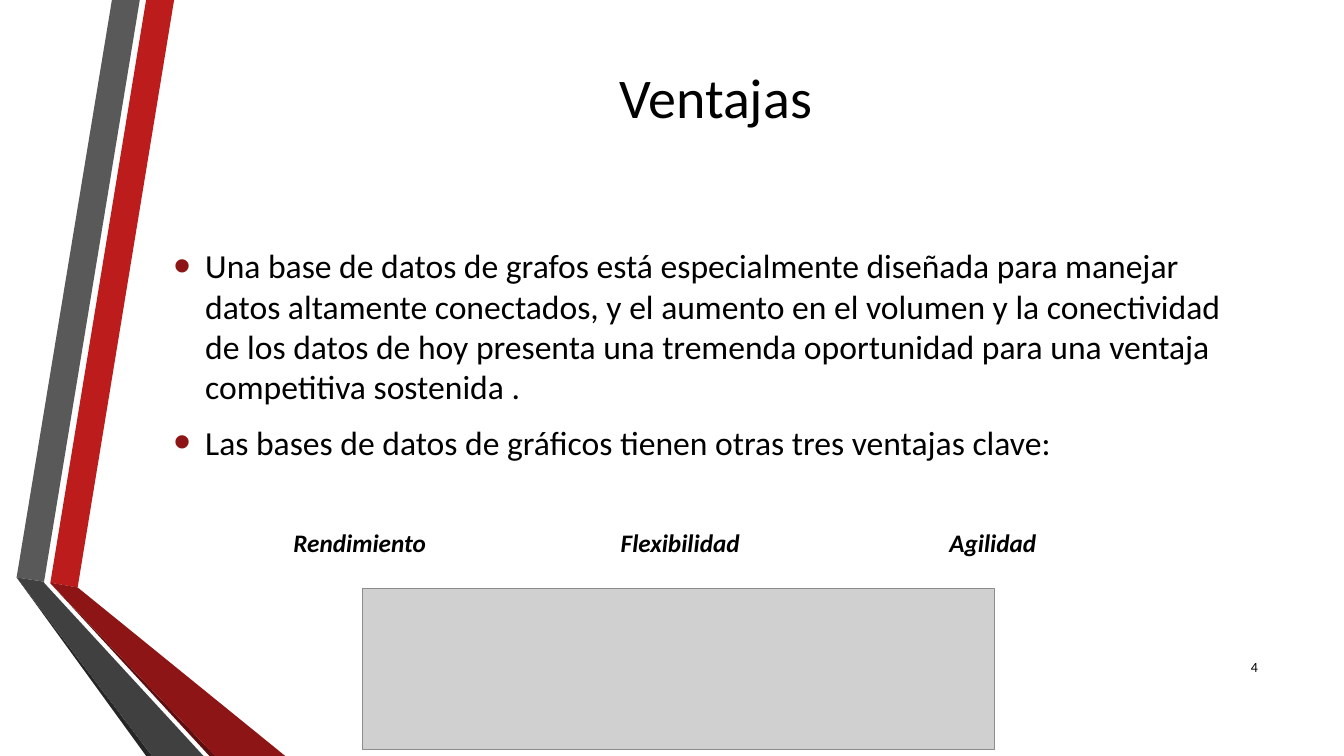
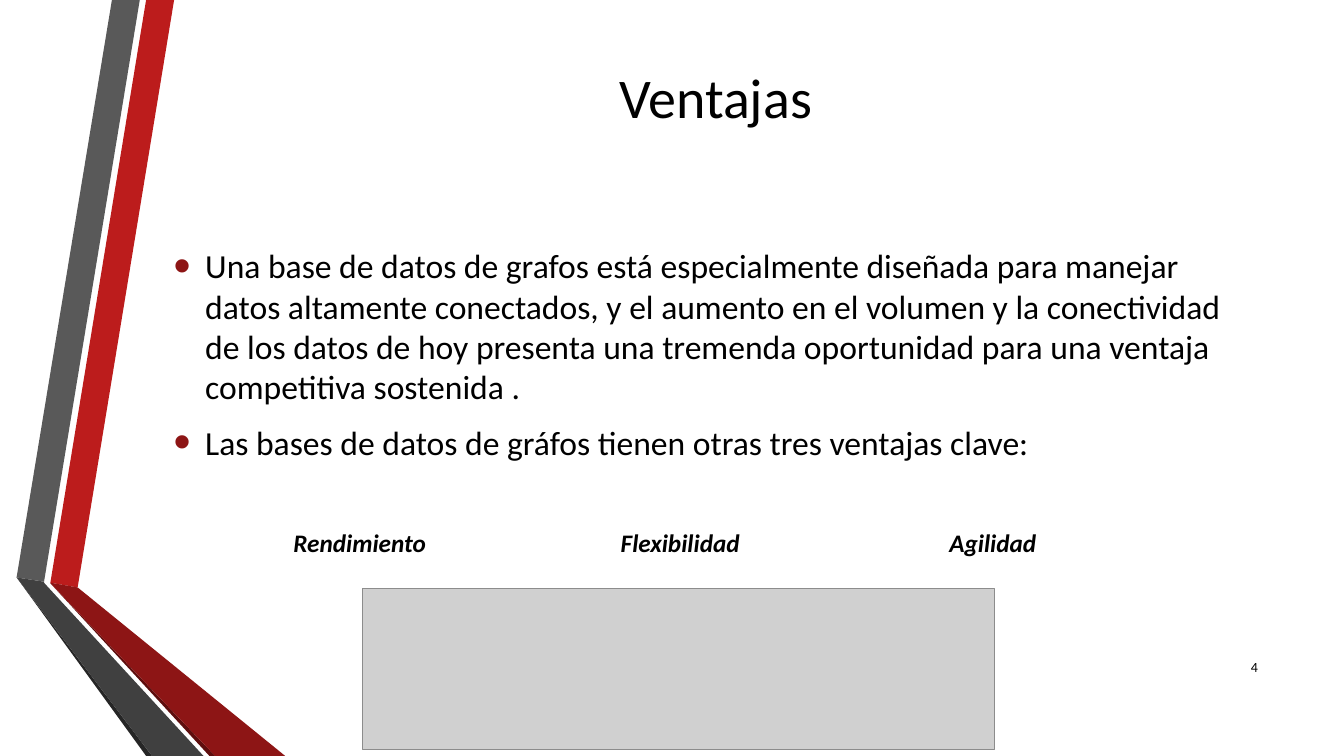
Before and after one commit to liobouchan/Neo4JToDoAWorkShop, a slide deck: slide 4 of Slides/1. Neo4j Intro.pptx. Drawn at 1344x756 pixels with LibreOffice and Linux fonts; fonts in the diff are those of the drawing; grey boxes stand for pictures; background and template pictures are left out. Boxes give left, top, right and bottom in pixels: in the first picture for what was removed or moved away, otherwise in the second. Text is boxed around its words. In the diff, an @@ line names an element or a change of style, - is before the commit and + after.

```diff
--- a/Slides/1. Neo4j Intro.pptx
+++ b/Slides/1. Neo4j Intro.pptx
@@ text at (205,431,1028,461): text changed @@
-• Las bases de datos de gráficos tienen otras tres ventajas clave:
+• Las bases de datos de gráfos tienen otras tres ventajas clave:
```
Also in this commit, not shown: 7 other slides changed.
